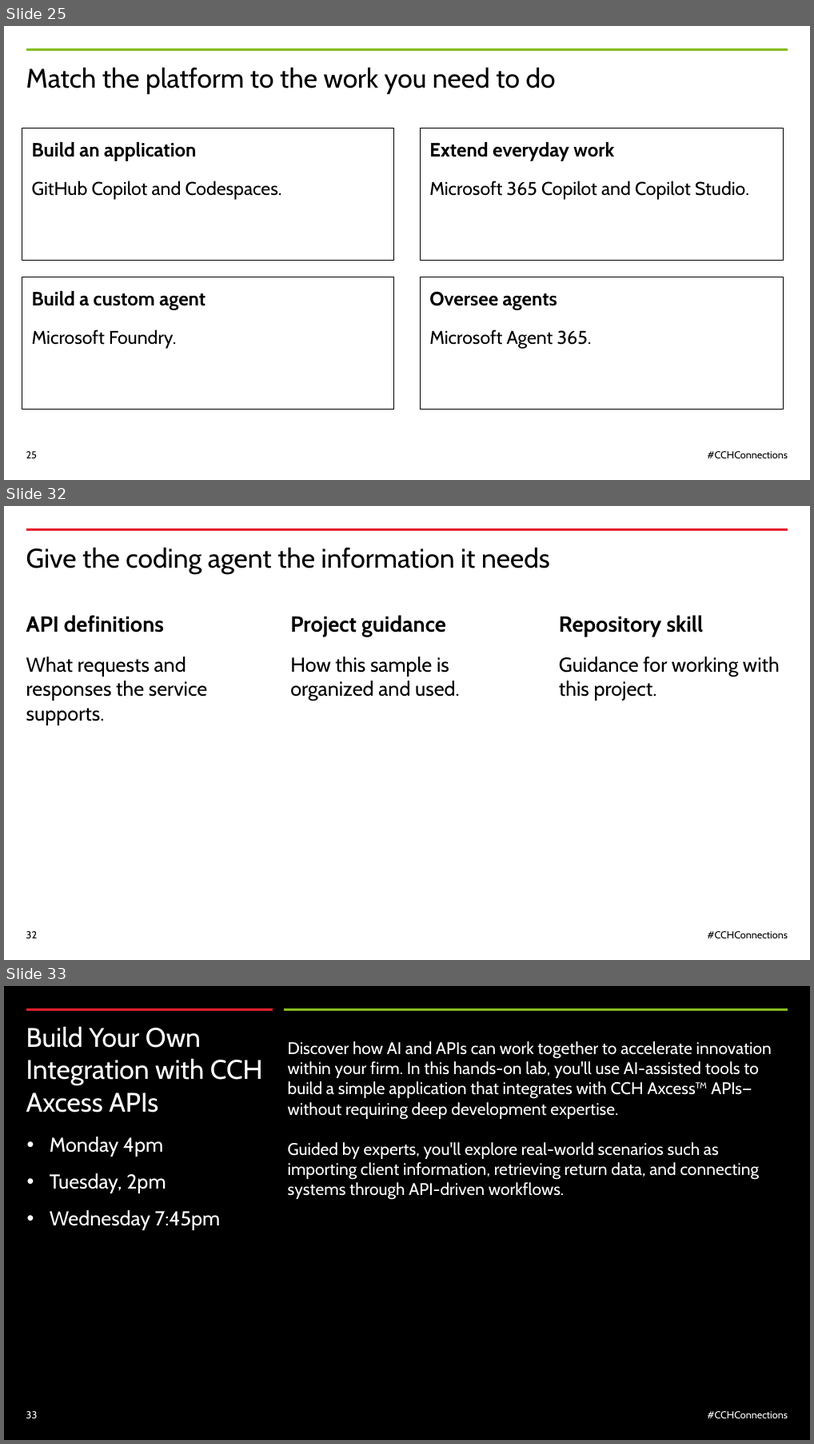
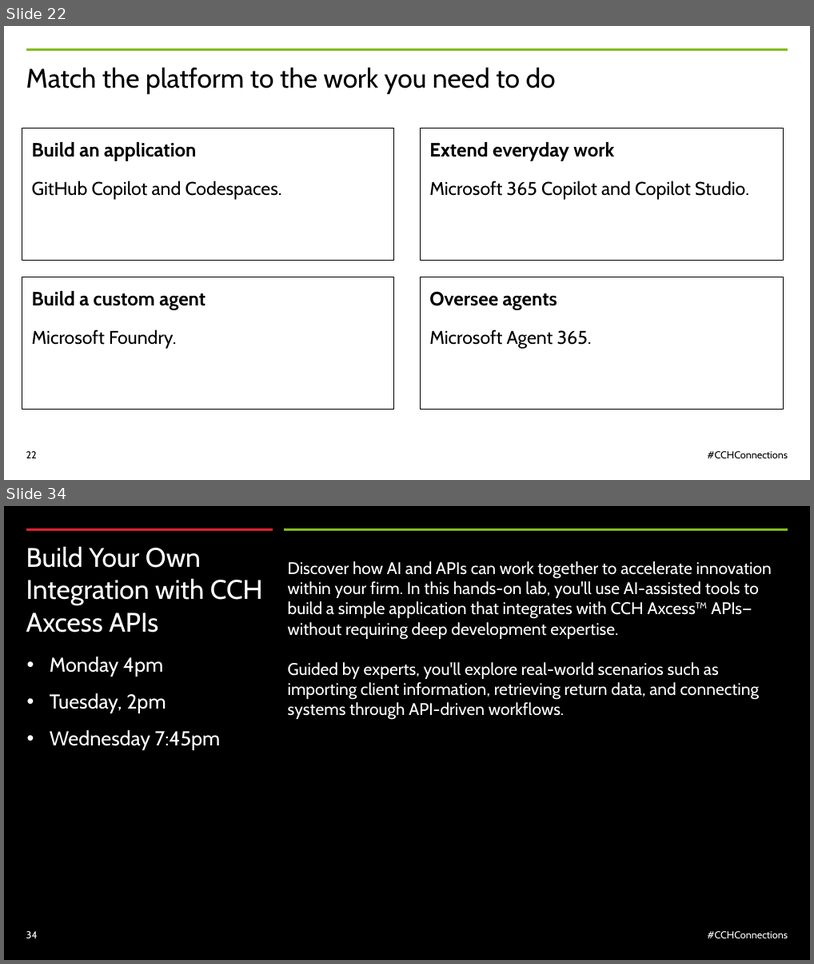
Before and after one commit to nathandyck/wk-tax-api, a slide deck: presentation/CCH-Connections-2026-WK-template.pptx. Shown one above the other, each under a label of ours: slides 25, 32 and 33 before the commit, slides 22 and 34 after it; the slides between them are not shown. The pictures are 814x1444 and 814x964 pixels, drawn with LibreOffice and Linux fonts; fonts in the diff are those of the drawing. Boxes give left, top, right and bottom in pixels: in the first picture for what was removed or moved away, otherwise in the second. Text is boxed around its words. In the diff, an @@ line names an element or a change of style, - is before the commit and + after.

```diff
--- a/presentation/CCH-Connections-2026-WK-template.pptx
+++ b/presentation/CCH-Connections-2026-WK-template.pptx
@@ slide 32 removed at box(4, 506, 810, 960), background #FFFFFF @@
@@ line removed from (789, 529) to (26, 529) @@
@@ title removed at box(26, 547, 550, 574) @@
-Give the coding agent the information it needs
@@ text removed at box(26, 615, 164, 632) @@
-API definitions
@@ text removed at box(290, 615, 446, 636) @@
-Project guidance
@@ text removed at box(559, 615, 704, 636) @@
-Repository skill
@@ text removed at box(26, 656, 207, 725) @@
-What requests and responses the service supports.
@@ text removed at box(290, 656, 460, 701) @@
-How this sample is organized and used.
@@ text removed at box(559, 656, 780, 700) @@
-Guidance for working with this project.
@@ page number removed at box(26, 931, 37, 938) @@
-32
@@ text removed at box(708, 931, 788, 938) @@
-#CCHConnections
@@ what was slide 25 is now slide 22 @@
@@ page number at box(26, 451, 37, 458): text changed @@
-25
+22
@@ what was slide 33 is now slide 34 @@
@@ page number at box(26, 931, 38, 938): text changed @@
-33
+34
```
Also in this commit, not shown: 5 slides changed, 10 slides added, 12 other slides removed.
